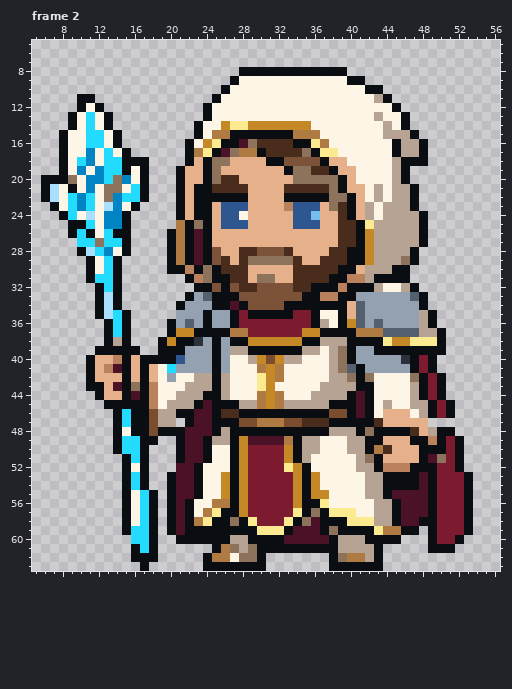
Pixel-art file, stored at ArtSource/RemainingCast/Idles/RoyalMage_Idle.aseprite. This is how it looked before the edit.
64x64 pixels, 9 frames. Shown: frame 2: x 5..56, y 5..63. The commit also changed other frames, which this record leaves out.
After:
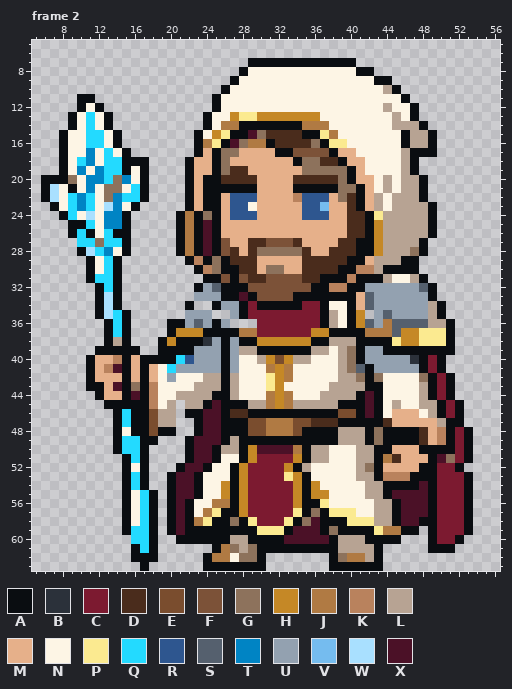
Palette (. is transparent): A #0a0d11  B #2b313a  C #7c1a30  D #4a2c1c  E #7a4d2e  F #7c5238  G #8d725c  H #c58826  J #b07a43  K #b9825d  L #b7a393  M #e6b08a  N #fdf5e5  P #fbea90  Q #23daff  R #2e568f  S #55606e  T #0084c4  U #93a1b0  V #75bcef  W #a9e0ff  X #4b1127
Changes in this commit:
Frame 2:
y 7: x 29..40 ............ -> AAAAAAAAAAAA
y 8: x 29..42 AAAAAAAAAAA... -> NNNNNNNNNNNNAA
y 9: x 40..44 AA... -> NNNAA
y 10: x 42..45 AA.. -> NNLA
y 11: x 43..46 LA.. -> NNNA
y 12: x 24..25 AN -> .A; x 44..47 NA.. -> LNNA
y 13: x 27..36 NNNNNNNNNN -> HPPHHHHHHH; x 43 L -> N; x 45..47 NA. -> LNA
y 14: x 23..24 AN -> .A; x 26..37 HPPHHHHHHHNN -> JJAAAAAAAJJJ; x 44..48 LNA.. -> NLLLA
y 15: x 25..26 JJ -> HP; x 29..38 AAAAAJJJNN -> XGDDDDAAPJ; x 44..49 LLLA.. -> NNALLA
y 16: x 22..24 ANH -> .AJ; x 27..31 AXGDD -> XGJJA; x 34..39 AAPJNN -> DDGAPP; x 45..46 AL -> NA; x 48..49 A. -> LA
y 17: x 22..24 AJP -> .AM; x 26 X -> G; x 28..40 JJADDDDGAPPNN -> MMMMAAFFFFAMM; x 45 A -> N; x 47 L -> A; x 49 . -> A
y 18: x 24..25 AG -> MA; x 31..41 AAFFFFAMMNN -> MMMAGGDDAMM; x 45..46 LA -> NL; x 48 A -> .
y 19: x 21..22 AM -> .A; x 24..28 AGMMM -> MAGDD; x 33..34 AG -> MM; x 36..41 DDAMMN -> GGGGAM; x 45..47 LA. -> NLA
y 20: x 21..22 AM -> .A; x 25 G -> A; x 28..29 MM -> DD; x 34..42 GGGGGAMNN -> DDDDDGAMM; x 44..48 NLA.. -> LNLLA
y 21: x 21..23 AMA -> .AM; x 25..29 DDDDM -> AAAAA; x 33..45 DDDDDGAMMNLNL -> MAAAAAGGAMNLN; x 47..48 A. -> LA
y 22: x 21..23 AMA -> .AM; x 26..29 AAAM -> MRRR; x 33..38 AAAAAG -> MKRRRM; x 40..42 AMN -> DAM; x 47..48 A. -> LA
y 23: x 21..23 AMA -> .AM; x 25..26 MR -> AM; x 29 M -> N; x 33..34 KR -> MM; x 37..44 MGDAMLNL -> VMMDAMLN; x 47..49 A.. -> LLA
y 24: x 22 M -> J; x 24..26 AMR -> GAM; x 28..29 NM -> RR; x 34 R -> M; x 36..37 VM -> RR; x 39..43 DAMLN -> MDDAP; x 48..49 A. -> LA
y 25: x 21..28 JAGAMRRR -> AJAXAMMM; x 34..36 RRR -> MMM; x 39 D -> M; x 41..43 APL -> DAH; x 48..49 A. -> LA
y 26: x 20..25 AJAXAM -> .AJAXA; x 39 D -> M; x 41..43 AHL -> DAH; x 48..49 A. -> LA
y 27: x 20..26 AJAXAMM -> .AJAXAF; x 29..34 MMMMMM -> DDFFFD; x 42..43 HL -> AH
y 28: x 20..28 AJAXAFMMD -> .AJAXAFDM; x 30..35 FFFDMM -> GGGGGD; x 40 A -> D; x 42..43 HL -> AH; x 47..48 A. -> GA
y 29: x 20..21 AJ -> ..; x 23 X -> K; x 25..27 FDM -> GAD; x 29..36 GGGGGDMM -> DMMMMMDD; x 42 H -> M; x 46 G -> A
y 30: x 20..22 AAK -> ...; x 24..27 GADD -> KGAA; x 29 M -> D; x 31..32 MM -> GG; x 34 D -> M; x 41..42 ML -> KK; x 44 L -> A; x 47 . -> A
y 31: x 22..24 AKG -> ..A; x 26..34 ADDMGGMMD -> FAFDDFFFF; x 37 D -> A; x 41..42 KL -> AA; x 44..48 AAA.. -> LNNLA
y 32: x 24..25 AF -> US; x 27..29 FDD -> AAF; x 34..35 DD -> FF; x 38 A -> K; x 42..49 ALNNLA.. -> UUUUUUSA
y 33: x 22 A -> .; x 24..25 SA -> UU; x 28..29 FF -> XA; x 34 F -> A; x 37..38 KK -> AA; x 41..42 UU -> MS; x 47..49 SA. -> UUA
y 34: x 21..24 AUUU -> .A..; x 26..27 AX -> UU; x 29..32 FFFF -> CAAA; x 35..36 AA -> CC; x 38..42 AAMSU -> NNAMS; x 48..50 A.. -> ULA
y 35: x 21 U -> .; x 24..33 AUUACAAAAA -> U..UACCCCC; x 36..42 ANNAMSU -> CALNAH.; x 44 U -> S; x 48..50 LA. -> ULA
y 36: x 21..25 USUAU -> AUSUA; x 27..29 ACC -> ...; x 36..51 ALNAHSUSUUUULA.. -> CALNAHSUJSSSSLLA
y 37: x 23 A -> H; x 27 J -> A; x 29 C -> J; x 35 H -> C; x 37 A -> H; x 41 J -> A; x 44 S -> J; x 46..51 SSLLA. -> HHPPPA
y 38: x 23..27 BUAUA -> ABUAU; x 29 H -> A; x 35 A -> H; x 37 L -> A; x 40 A -> L; x 44..45 PH -> AP; x 47 P -> H; x 50..51 A. -> PA
y 39: x 22 U -> A; x 25..27 AUL -> UAU; x 29 A -> L; x 35 L -> A; x 37..41 NLGAU -> LNLGA; x 43 A -> U; x 51 . -> A
y 40: x 21..22 RU -> QR; x 25..27 AUN -> UAU; x 29..33 LHEHL -> NLHEH; x 35 N -> L; x 38..41 LGAU -> NLGA; x 46..50 BACA. -> UBACA
y 41: x 25..27 AUN -> UAU; x 30..33 JHJN -> NJHJ; x 38..42 LGSAU -> NLGSA; x 47..50 ACA. -> UACA
y 42: x 23 L -> N; x 25..27 ALN -> LAL; x 30..33 PHJN -> NPHJ; x 38 L -> N; x 40..43 GAGN -> LGAG; x 47..51 GACA. -> NGACA
y 43: x 22 L -> N; x 25..27 ALN -> LAL; x 30..32 PHN -> NPH; x 37 L -> N; x 41 A -> L; x 43 N -> A; x 47..51 LACA. -> NLACA
y 44: x 24 A -> L; x 26..27 LN -> AL; x 30..33 JHJN -> NJHJ; x 36 L -> N; x 40..43 AXAN -> LAXA; x 47..51 LACA. -> NLACA
y 45: x 21 L -> .; x 23..25 AXA -> LAX; x 28 L -> A; x 30..33 JHJL -> LJHJ; x 38 A -> L; x 41..45 XANLN -> AXANL; x 47 L -> N; x 49..52 ACA. -> LACA
y 46: x 21 A -> .; x 23 X -> A; x 25..26 AD -> XA; x 28 A -> D; x 38 E -> A; x 40..44 AXANM -> EAXAN; x 47..52 NLACA. -> MNLACA
y 47: x 22..23 AX -> .A; x 25 A -> X; x 28 E -> A; x 30 J -> E; x 33 E -> J; x 35 D -> E; x 38 A -> D; x 43..44 DM -> AD; x 49..52 .... -> MLAA
y 48: x 21..23 AXX -> ..A; x 25..26 AL -> XA; x 29..34 AAAAAA -> EEJJJE; x 38 L -> A; x 41..43 AGA -> LAG; x 47..50 DMLA -> ADMK; x 52..53 .. -> CA
y 49: x 21..22 AX -> .A; x 24..33 ALLAHXXXXJ -> XXALAAAAAA; x 35..39 LLNNN -> AAAAL; x 43..46 AMMM -> GAAA; x 48..53 AKACA. -> DMKACA
y 50: x 21..22 AX -> .A; x 24..35 ANNAHCCCCHAL -> XALLAHXXXXJA; x 37 N -> L; x 40 L -> N; x 42..44 AJD -> LAA; x 51..53 CA. -> ACA
y 51: x 21..22 AX -> .A; x 24..25 AN -> XA; x 27..29 AHC -> NAH; x 33..37 HALNN -> CHALL; x 42 G -> L; x 44..45 MM -> JD; x 48..53 AXGCA. -> MAXGCA
y 52: x 21 X -> A; x 23..24 AN -> XA; x 33..35 PHA -> HAL; x 42 L -> G; x 44..47 KKKA -> MMMM
y 53: x 26 H -> N; x 33 C -> P; x 36 H -> N; x 41 N -> L; x 43..46 LAAA -> AKKK; x 48 X -> A
